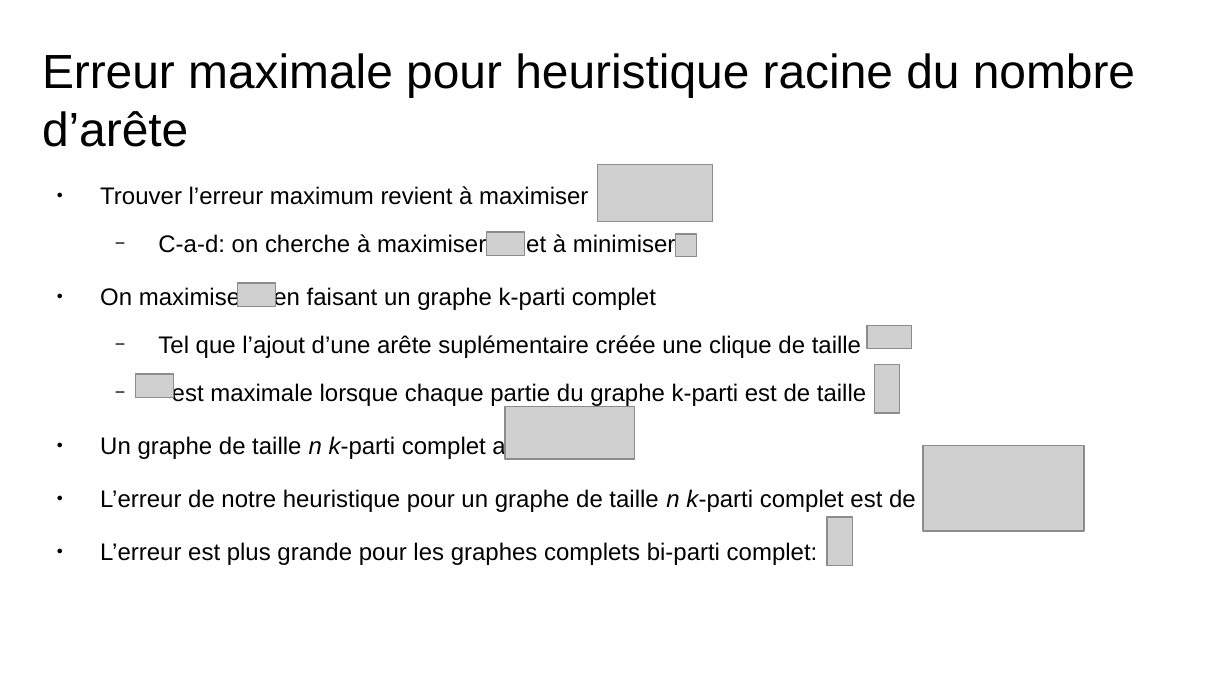
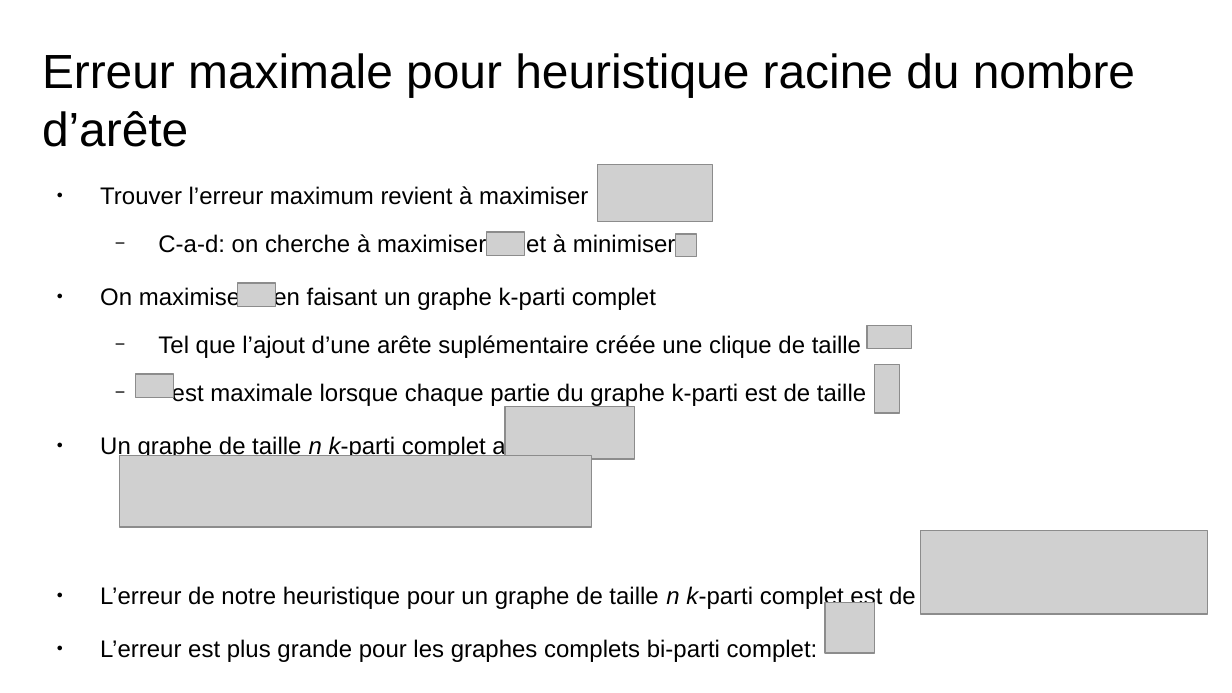
Before and after one commit to claudiosousa/hepia-projects-Math_S6_TP1, a slide deck: slide 7 of TP1 Math.odp. Drawn at 1232x693 pixels with LibreOffice and Linux fonts; fonts in the diff are those of the drawing; grey boxes stand for pictures. Boxes give left, top, right and bottom in pixels: in the first picture for what was removed or moved away, otherwise in the second. Text is boxed around its words. In the diff, an @@ line names an element or a change of style, - is before the commit and + after.

```diff
--- a/TP1 Math.odp
+++ b/TP1 Math.odp
@@ text "Trouver l’erreur maximum revient à ..." rewrapped from [100,186,916,565] to [100,186,916,662] @@
@@ picture added at [120,456,591,527] @@
@@ picture: place and size @@
-picture at [923,446,1084,531]
+picture at [920,531,1207,615]
@@ picture: place and size @@
-picture at [827,517,853,565]
+picture at [825,602,875,653]
```
Also in this commit, not shown: 1 slide added.
